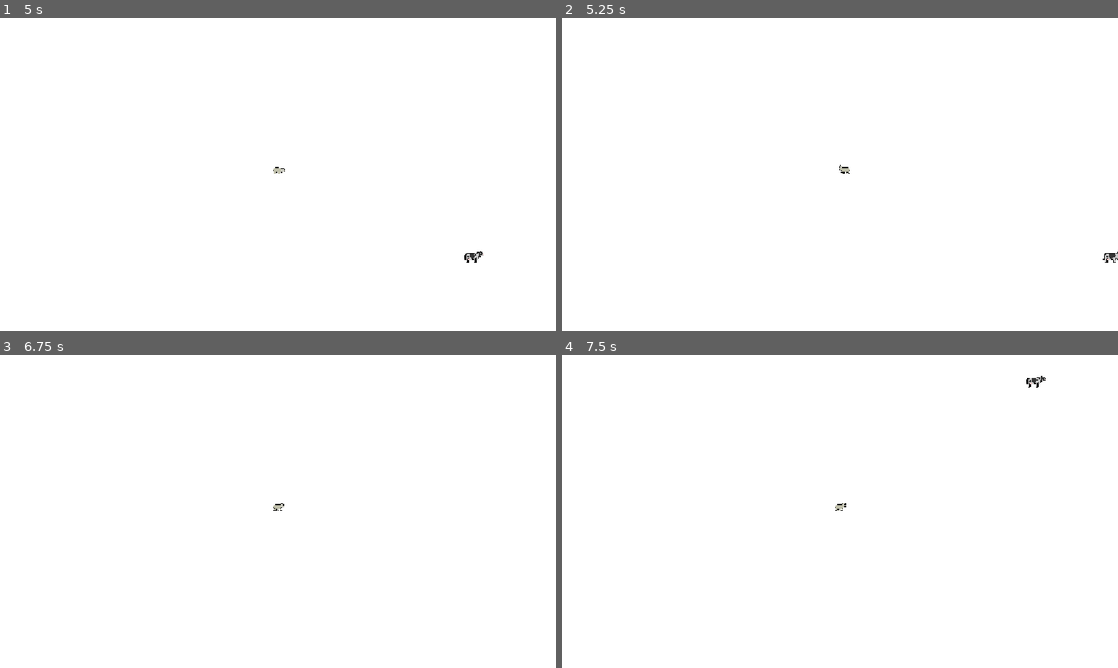
Above: before the commit, frames 1-4 (two rows, left to right).
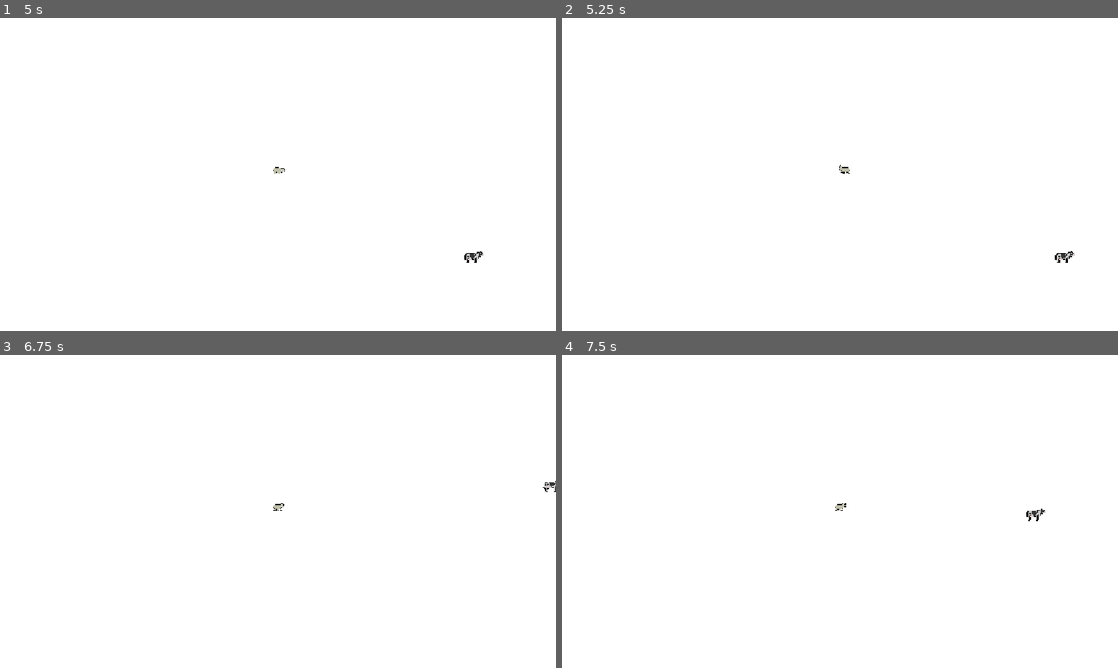
Above: after the commit, the same moments.

Repository: teagan-git-hub/goat_game
Game: Godot game, scene res://Scenes/splash_screen.tscn
Two runs of this game, one before a commit and one after it. Both use one fixed random seed, a clock stepped at 60 frames per second and the inputs below.
Inputs:
- Up to frame 1 (5 s): hold Right (right) 0.53-1.28 s; hold Down (down) 1.28-2.03 s; hold Right (right) 2.03-2.78 s; hold Up (up) 2.78-3.53 s; hold Left (left) 3.53-4.25 s; click "Start Game" at 4.25 s
- Up to frame 2 (5.25 s): tap Enter at 5 s; hold Left (left) from 5.03 s (still down)
- Up to frame 3 (6.75 s): release Left (left) at 5.78 s; hold Down (down) 5.78-6.53 s; tap Space at 6.5 s; hold Right (right) from 6.53 s (still down)
- Up to frame 4 (7.5 s): release Right (right) at 7.28 s; hold Up (up) from 7.28 s (still down)

Frame 1 is identical in both runs. In frame 2, 0.1% of the frame differs, in the area x 88-100%, y 74-79%; in frame 3, less than 0.1%; in frame 4, 0.2%, in the area x 83-87%, y 6-54%.

Commit message:
Reduce player movement speed
Adjust the player character's movement speed from 800 to 300 units per frame in the physics update. This makes movement feel slower and more controlled during gameplay.

Diff:
--- a/Scripts/player.gd
+++ b/Scripts/player.gd
@@ -4,7 +4,7 @@
 func _physics_process(delta: float) -> void:
 	var direction=Input.get_vector("left", "right", "up", "down")
 	var h_direction := Input.get_axis("left", "right")
-	velocity=direction*800
+	velocity=direction*300
 	move_and_slide()
 
 	if velocity.length()>0.0:
